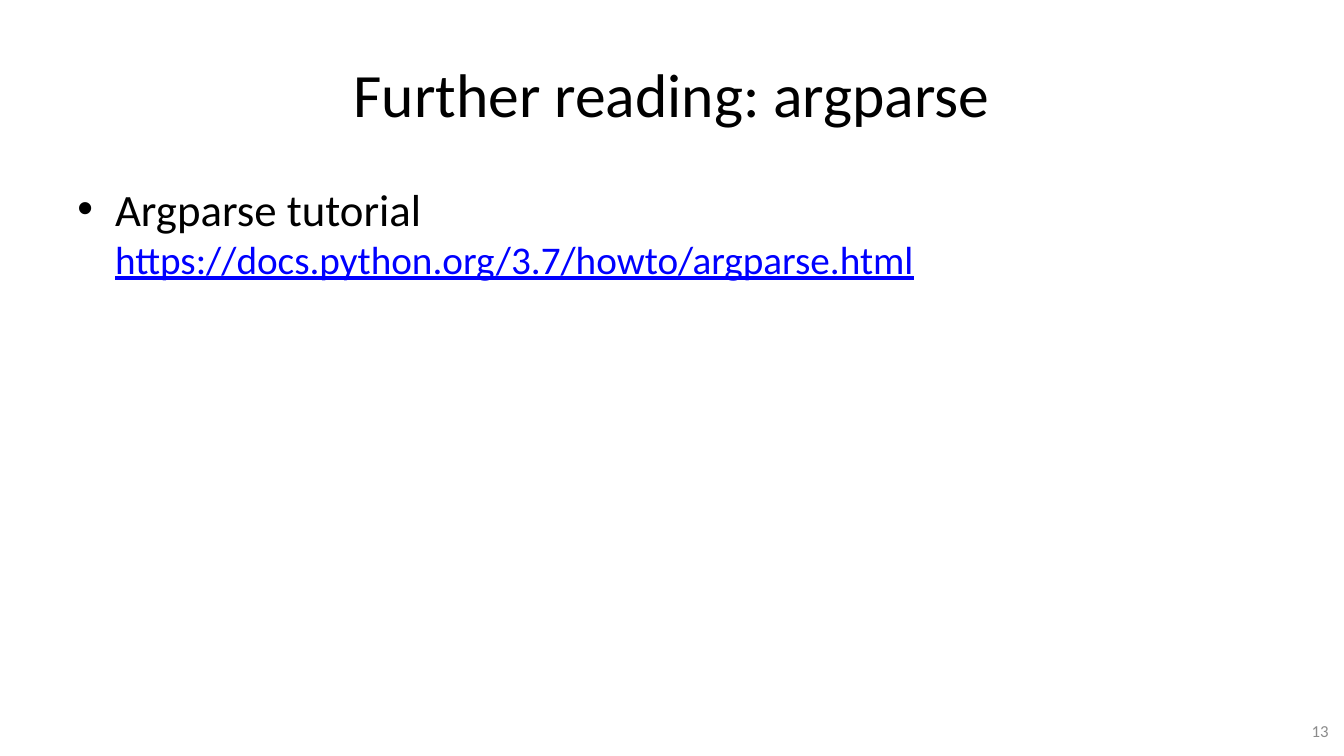
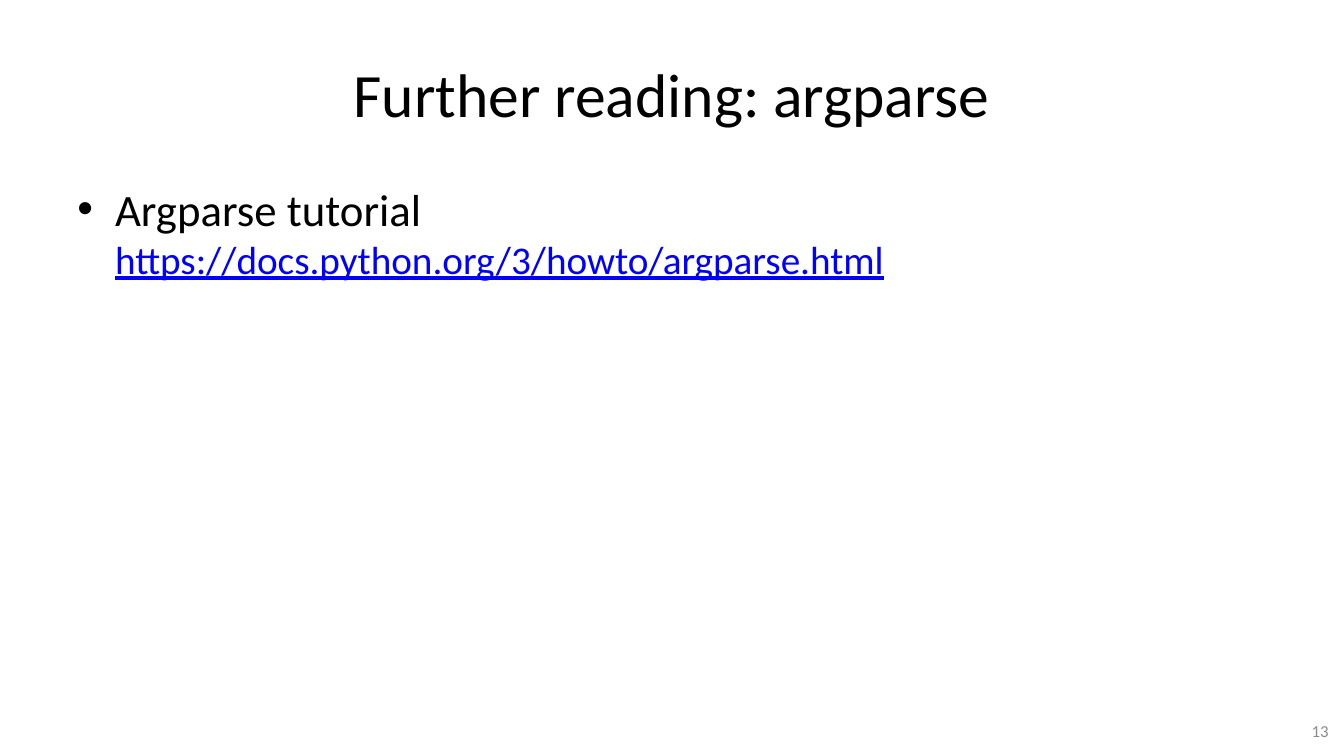
Before and after one commit to gjbex/Python-for-systems-programming, a slide deck: slide 13 of python_for_systems_programming.pptx. Drawn at 1344x756 pixels with LibreOffice and Linux fonts; fonts in the diff are those of the drawing. Boxes give left, top, right and bottom in pixels: in the first picture for what was removed or moved away, otherwise in the second. Text is boxed around its words. In the diff, an @@ line names an element or a change of style, - is before the commit and + after.

Commit message:
Update slides
* fix URL for recent version of Python
* use f-strings rather than format method

```diff
--- a/python_for_systems_programming.pptx
+++ b/python_for_systems_programming.pptx
@@ text at (115,195,884,281): text changed @@
-• Argparse tutorial
-  https://docs.python.org/3.7/howto/argparse.html
+• Argparse tutorial
+  https://docs.python.org/3/howto/argparse.html
```
Also in this commit, not shown: 6 other slides changed.
